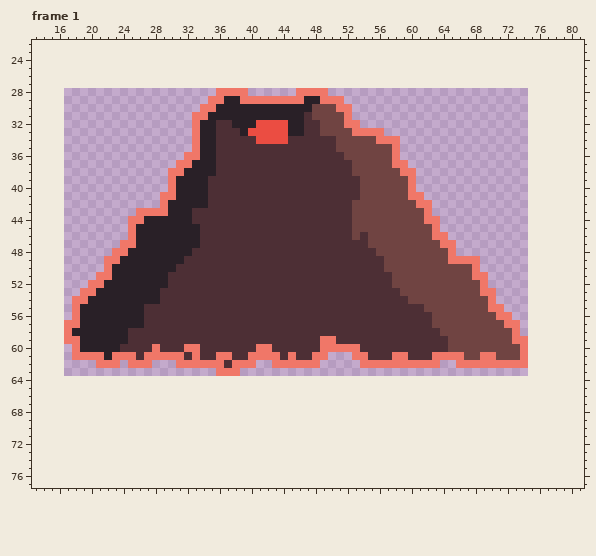
Two states of a pixel-art file, _AspriteArchive/Volcao.aseprite. The picture above is the old version.
58x36 pixels, 1 frame. Shown: frame 1: x 13..81, y 22..77. The old version is drawn lined up with the new one, on the new canvas. The commit also changed other frames, which this record leaves out.
After:
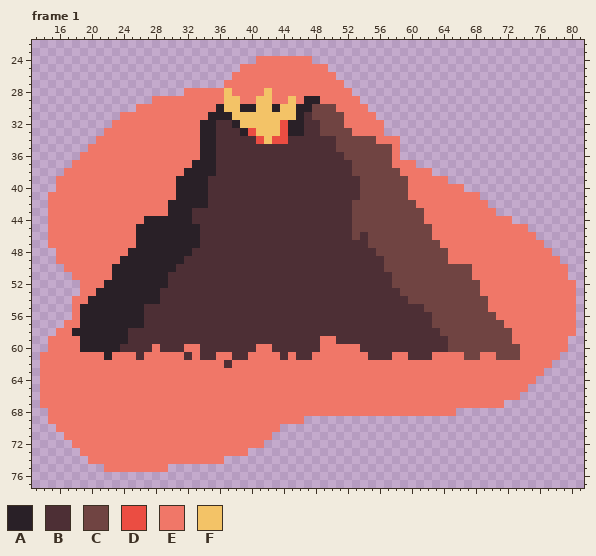
Palette (. is transparent): A #292027  B #4d2f35  C #704442  D #eb4d42  E #f07768  F #f3c367
Edits made:
canvas 58x36 -> 92x92, the old top-left corner now at 17,28
Frame 1:
y 24: x 41..47 ....... -> EEEEEEE
y 25: x 39..49 ........... -> EEEEEEEEEEE
y 26: x 38..50 ............. -> EEEEEEEEEEEEE
y 27: x 37..51 ............... -> EEEEEEEEEEEEEEE
y 28: x 32..35 .... -> EEEE; x 37 E -> F; x 40..45 ...... -> EEFEEE; x 50..52 ... -> EEE
y 29: x 28..34 ....... -> EEEEEEE; x 37..38 AA -> FF; x 41..42 EE -> FF; x 45 E -> F; x 52..53 .. -> EE
y 30: x 26..33 ........ -> EEEEEEEE; x 37..38 AA -> FF; x 41..42 AA -> FF; x 44..45 AA -> FF; x 53..54 .. -> EE
y 31: x 24..32 ......... -> EEEEEEEEE; x 38..45 AAAAAAAA -> FFFFFFFF; x 53..55 ... -> EEE
y 32: x 23..32 .......... -> EEEEEEEEEE; x 39..43 AADDD -> FFFFF; x 54..56 ... -> EEE
y 33: x 22..32 ........... -> EEEEEEEEEEE; x 41..43 DDD -> FFF
y 34: x 21..32 ............ -> EEEEEEEEEEEE; x 42 D -> F
y 35: x 20..32 ............. -> EEEEEEEEEEEEE
y 36: x 19..31 ............. -> EEEEEEEEEEEEE
y 37: x 18..30 ............. -> EEEEEEEEEEEEE; x 60 . -> E
y 38: x 17..29 ............. -> EEEEEEEEEEEEE; x 61..62 .. -> EE
y 39: x 16..29 .............. -> EEEEEEEEEEEEEE; x 61..64 .... -> EEEE
y 40: x 16..29 .............. -> EEEEEEEEEEEEEE; x 61..66 ...... -> EEEEEE
y 41: x 15..28 .............. -> EEEEEEEEEEEEEE; x 62..68 ....... -> EEEEEEE
y 42: x 15..28 .............. -> EEEEEEEEEEEEEE; x 63..69 ....... -> EEEEEEE
y 43: x 15..25 ........... -> EEEEEEEEEEE; x 63..70 ........ -> EEEEEEEE
y 44: x 15..24 .......... -> EEEEEEEEEE; x 64..72 ......... -> EEEEEEEEE
y 45: x 15..24 .......... -> EEEEEEEEEE; x 64..74 ........... -> EEEEEEEEEEE
y 46: x 15..24 .......... -> EEEEEEEEEE; x 65..75 ........... -> EEEEEEEEEEE
y 47: x 15..23 ......... -> EEEEEEEEE; x 66..76 ........... -> EEEEEEEEEEE
y 48: x 16..22 ....... -> EEEEEEE; x 66..77 ............ -> EEEEEEEEEEEE
y 49: x 16..21 ...... -> EEEEEE; x 69..78 .......... -> EEEEEEEEEE
y 50: x 17..21 ..... -> EEEEE; x 69..79 ........... -> EEEEEEEEEEE
y 51: x 18..20 ... -> EEE; x 70..79 .......... -> EEEEEEEEEE
y 52: x 19 . -> E; x 70..80 ........... -> EEEEEEEEEEE
y 53..54: x 71..80 .......... -> EEEEEEEEEE
y 55: x 72..80 ......... -> EEEEEEEEE
y 56: x 73..80 ........ -> EEEEEEEE
y 57: x 74..80 ....... -> EEEEEEE
y 58: x 16 . -> E; x 74..80 ....... -> EEEEEEE
y 59: x 15..16 .. -> EE; x 75..79 ..... -> EEEEE
y 60: x 15..17 ... -> EEE; x 75..79 ..... -> EEEEE
y 61: x 14..17 .... -> EEEE; x 50..52 ... -> EEE; x 75..78 .... -> EEEE
y 62: x 14..20 ....... -> EEEEEEE; x 24 . -> E; x 28..30 ... -> EEE; x 41..42 .. -> EE; x 49..53 ..... -> EEEEE; x 64..65 .. -> EE; x 75..77 ... -> EEE
y 63: x 14..35 ...................... -> EEEEEEEEEEEEEEEEEEEEEE; x 39..76 ...................................... -> EEEEEEEEEEEEEEEEEEEEEEEEEEEEEEEEEEEEEE
y 64: x 14..75 .............................................................. -> EEEEEEEEEEEEEEEEEEEEEEEEEEEEEEEEEEEEEEEEEEEEEEEEEEEEEEEEEEEEEE
y 65: x 14..74 ............................................................. -> EEEEEEEEEEEEEEEEEEEEEEEEEEEEEEEEEEEEEEEEEEEEEEEEEEEEEEEEEEEEE
y 66: x 14..73 ............................................................ -> EEEEEEEEEEEEEEEEEEEEEEEEEEEEEEEEEEEEEEEEEEEEEEEEEEEEEEEEEEEE
y 67: x 14..71 .......................................................... -> EEEEEEEEEEEEEEEEEEEEEEEEEEEEEEEEEEEEEEEEEEEEEEEEEEEEEEEEEE
y 68: x 15..65 ................................................... -> EEEEEEEEEEEEEEEEEEEEEEEEEEEEEEEEEEEEEEEEEEEEEEEEEEE
y 69: x 15..46 ................................ -> EEEEEEEEEEEEEEEEEEEEEEEEEEEEEEEE
y 70: x 16..43 ............................ -> EEEEEEEEEEEEEEEEEEEEEEEEEEEE
y 71: x 17..42 .......................... -> EEEEEEEEEEEEEEEEEEEEEEEEEE
y 72: x 18..41 ........................ -> EEEEEEEEEEEEEEEEEEEEEEEE
y 73: x 19..39 ..................... -> EEEEEEEEEEEEEEEEEEEEE
y 74: x 20..36 ................. -> EEEEEEEEEEEEEEEEE
y 75: x 22..29 ........ -> EEEEEEEE
Boxes around the changes in both pictures, in picture pixels (x1, y1, x2, y2):
changed: (40, 56, 576, 472)
